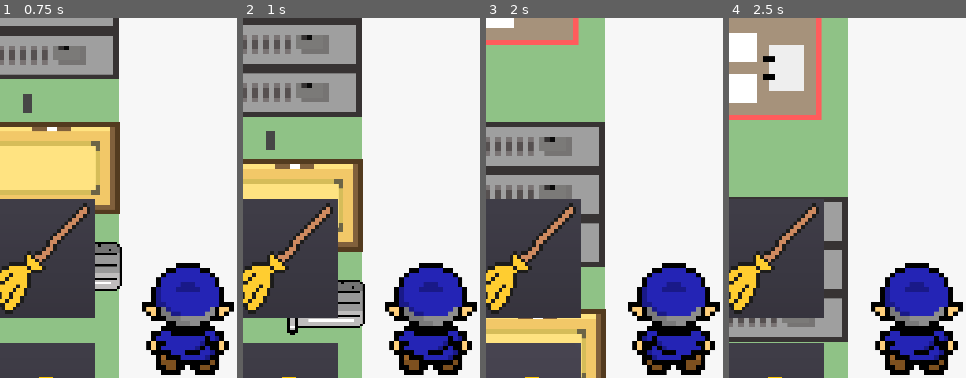
Above: before the commit, frames 1-4 (left to right).
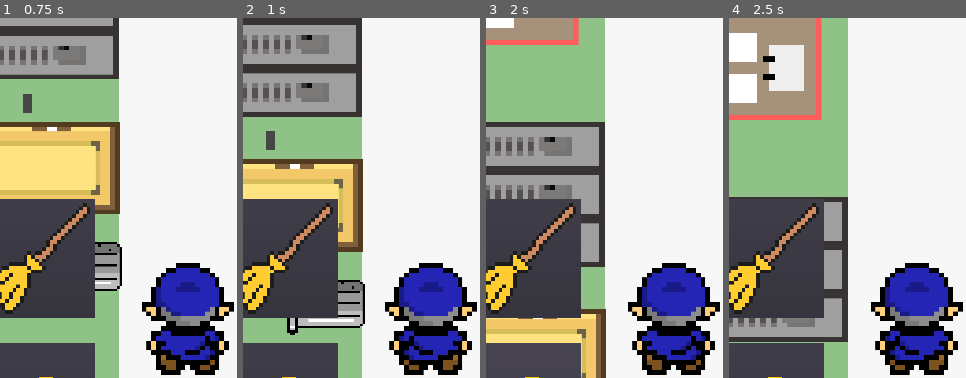
Above: after the commit, the same moments.

Repository: TheBroham7/Project-Sweep
Game: Godot game, scene res://scenes/main.tscn
Two runs of this game, one before a commit and one after it. Both use one fixed random seed, a clock stepped at 60 frames per second and the inputs below.
Inputs (mouse positions are % of the whole screen's width and height, from its top left):
- Up to frame 1 (0.75 s): click (81, 85) at 0.5 s
- Up to frame 2 (1 s): no input
- Up to frame 3 (2 s): click (18, 85) at 1.25 s
- Up to frame 4 (2.5 s): click (81, 65) at 2 s
The pictures show only the part of the screen within x 10-60%, y 32-82%; the shares and areas given below are measured in that part.

Frame 1 is identical in both runs. In frame 2, 1.0% of the frame differs, in the area x 65-93%, y 88-98%; in frame 3, 1.0%; in frame 4, 1.0%.

Commit message:
bug-fixes
fixed a bug where the swing and block animations were not correctly playing

Diff:
--- a/scenes/main.tscn
+++ b/scenes/main.tscn
@@ -61,7 +61,6 @@
 [connection signal="body_entered" from="Player" to="Player" method="_on_Player_body_entered"]
 [connection signal="game_over" from="Player" to="." method="_on_Player_game_over"]
 [connection signal="game_over" from="Player" to="SchoolBackground" method="_on_Player_game_over"]
-[connection signal="game_over" from="Player" to="HUD" method="_on_Player_game_over"]
 [connection signal="update_health" from="Player" to="HUD" method="_on_Player_update_health"]
 [connection signal="timeout" from="MobTimer" to="." method="_on_MobTimer_timeout"]
 [connection signal="first_aid" from="power_ups" to="Player" method="_on_power_ups_first_aid"]
--- a/scripts/player.gd
+++ b/scripts/player.gd
@@ -1,6 +1,5 @@
 extends Area2D
 
-signal strike
 signal dead
 signal update_health
 signal game_over
@@ -10,15 +9,13 @@
 var current_action = 'walk'
 export var speed = 200
 
-
-
 func _process(_delta):
-	$Animation.animation = 'walk'
-	$Animation.play()
-
+	pass
 
 func _ready():
 	screen_size = get_viewport_rect()
+	$Animation.animation = 'walk'
+	$Animation.play()
 
 func _on_Player_body_entered(body):
 	if current_action == 'walk':
Not shown, added: builds/html/index.apple-touch-icon.png.import
Not shown, added: builds/html/index.icon.png.import
Not shown, added: builds/html/index.png.import
Not shown, added: export_presets.cfg
Not shown, added: builds/html/index.apple-touch-icon.png
Not shown, added: builds/html/index.audio.worklet.js
Not shown, added: builds/html/index.html
Not shown, added: builds/html/index.icon.png
Not shown, added: builds/html/index.js
Not shown, added: builds/html/index.pck
Not shown, added: builds/html/index.png
Not shown, added: builds/html/index.wasm
(and 8 more such lines)
